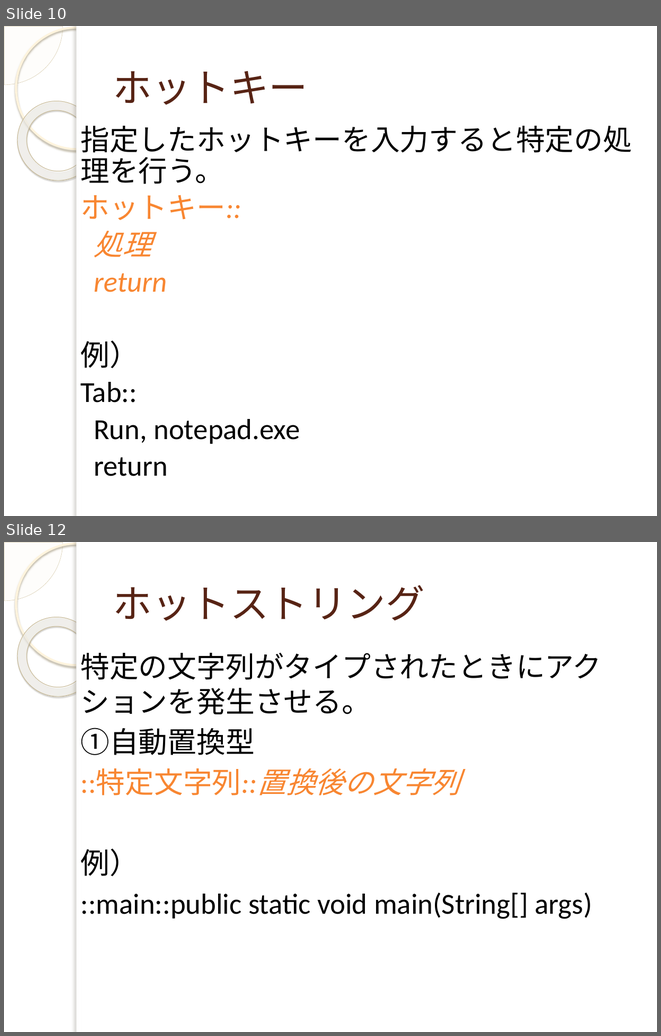
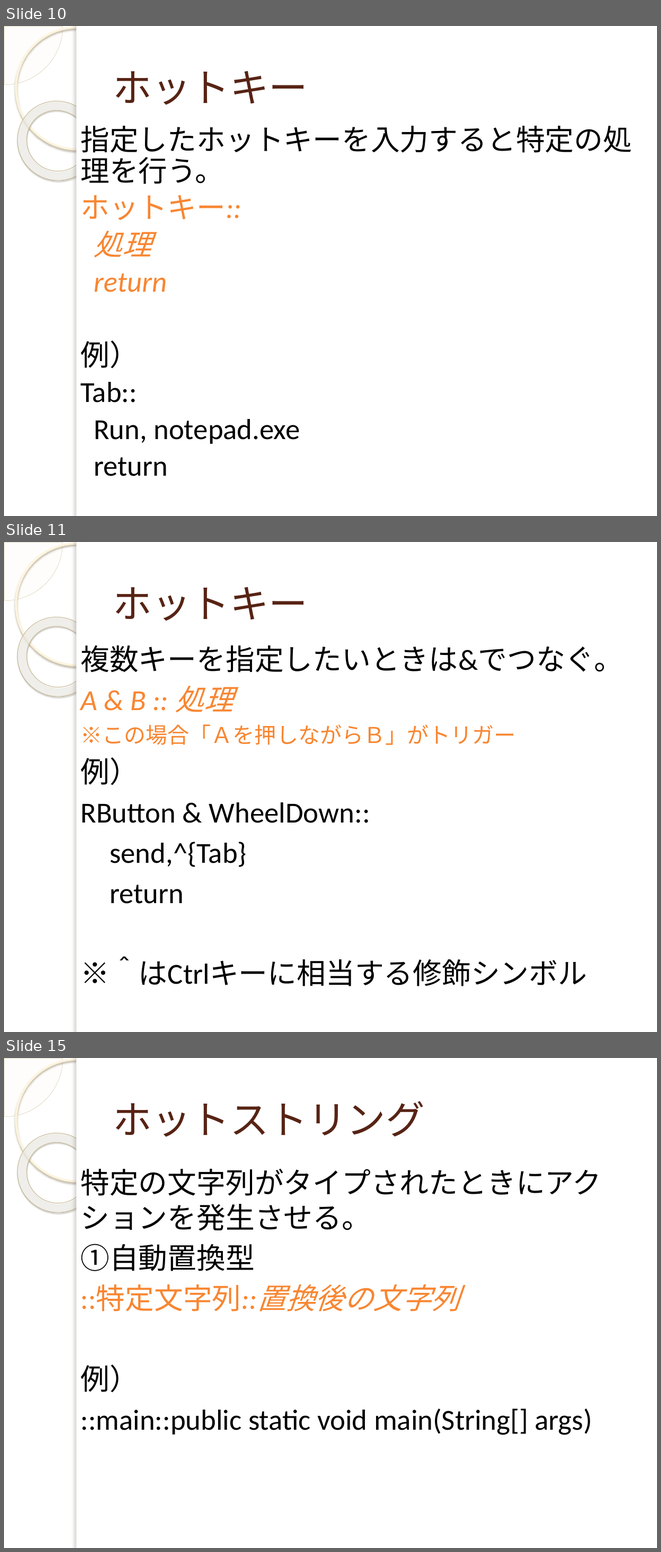
Before and after one commit to yuridonus/FEstudy, a slide deck: autoHotkey.pptx. Shown one above the other, each under a label of ours: slides 10 and 12 before the commit, slides 10, 11 and 15 after it; the slides between them are not shown. The pictures are 661x1036 and 661x1552 pixels, drawn with LibreOffice and Linux fonts; fonts in the diff are those of the drawing; background and template pictures are left out. Boxes give left, top, right and bottom in pixels: in the first picture for what was removed or moved away, otherwise in the second. Text is boxed around its words. In the diff, an @@ line names an element or a change of style, - is before the commit and + after.

```diff
--- a/autoHotkey.pptx
+++ b/autoHotkey.pptx
@@ slide 11 added at (4,542,657,1032), background picture (left out); not listed: 5 template elements that a slide beside it also shows @@
@@ title added at (113,587,308,621), 43 pt, text #572314 @@
+ホットキー
@@ text added at (80,645,623,986), 32 pt, text #000000 @@
+複数キーを指定したいときは&でつなぐ。
+A & B :: 処理
+※この場合「Ａを押しながらＢ」がトリガー
+例）
+RButton & WheelDown::
+send,^{Tab}
+return
+※＾はCtrlキーに相当する修飾シンボル
@@ what was slide 12 is now slide 15 @@
```
Also in this commit, not shown: 4 slides changed, 11 other slides added, 1 other file.
